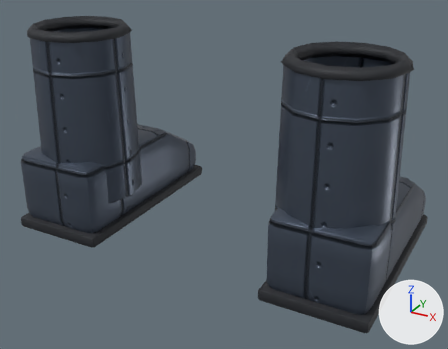
The glTF model art/armor/boots_bulwark.glb: old version first, new version second.
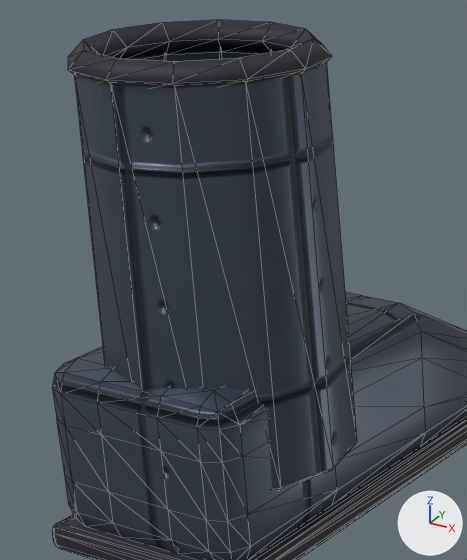
The first picture shows the older version from a camera (50 mm lens) standing at (0.426, -0.694, 0.477) and looking at (0.011, 0.06, 0.101). The close-ups show the older and then the newer version on the part from 0% to 41% of the width and 2% to 66% of the height of that picture. Only the edits that show in the close-ups are written down. Lighting does not change. The marker at lower right points along +X, +Y and +Z. The close-ups show mesh edges as thin lines. Vertices at exactly the same position are counted once.

In view in the first close-up: 'calf_l__shaft_l.001', 'foot_l__boot_l.001'.
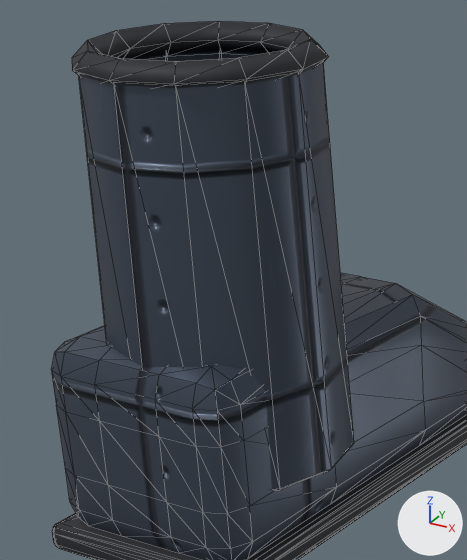
Pixel boxes (x1, y1, x2, y2) of what changed, in the close-ups (467 x 560 px; the box of a moved part takes in the faces that stretch with it):
```json
{"object": "calf_l__shaft_l.001", "change": "rescaled", "before": [68, 20, 357, 491], "after": [72, 21, 354, 491]}
{"object": "foot_l__boot_l.001", "change": "reshaped", "before": [52, 292, 467, 560], "after": [51, 273, 467, 560]}
{"part": 1, "of": "me_calf_l__shaft_l_001", "change": "moved or reshaped", "before": [68, 20, 357, 490], "after": [72, 21, 354, 490]}
{"part": 2, "of": "me_foot_l__boot_l_001", "change": "moved or reshaped", "before": [56, 292, 467, 560], "after": [55, 273, 467, 560]}
{"part": 3, "of": "me_foot_l__boot_l_001", "change": "surface changed", "before": [52, 313, 467, 479], "after": [51, 295, 467, 471]}
```

Scene script edits in JSON lines:
```json
{"block": "me_calf_l__shaft_l_001", "where": "# used by ob_calf_l__shaft_l_001; location = (0.0, 0.0, 0.0)"}
{"op": "remove", "block": "me_calf_l__shaft_l_001", "code": "me_calf_l__shaft_l_001.from_pydata(...)  # 144 vertices, 288 faces; spans x -0.281..-0.125, y -0.068..0.089, z 0.055..0.315"}
{"op": "add", "block": "me_calf_l__shaft_l_001", "code": "me_calf_l__shaft_l_001.from_pydata(...)  # 144 vertices, 288 faces; spans x -0.277..-0.126, y -0.067..0.085, z 0.055..0.315"}
{"block": "me_calf_l__shaft_l_001", "change": "me_calf_l__shaft_l_001 part 1: the whole mesh is scaled about its middle by (0.968, 0.968, 1), then moved by (0.002, -0.002, 0.0)"}
{"block": "me_foot_l__boot_l_001", "where": "# used by ob_foot_l__boot_l_001; location = (0.0, 0.0, 0.0)"}
{"op": "remove", "block": "me_foot_l__boot_l_001", "code": "me_foot_l__boot_l_001.from_pydata(...)  # 206 vertices, 404 faces; spans x -0.285..-0.136, y -0.079..0.243, z 0.0..0.127"}
{"op": "add", "block": "me_foot_l__boot_l_001", "code": "me_foot_l__boot_l_001.from_pydata(...)  # 208 vertices, 408 faces; spans x -0.285..-0.136, y -0.079..0.243, z 0.0..0.141"}
{"block": "me_foot_l__boot_l_001", "change": "me_foot_l__boot_l_001 part 2"}
{"block": "me_foot_l__boot_l_001", "change": "6 vertices are removed from x -0.276..-0.157, y 0.232..0.237, z 0.029"}
{"block": "me_foot_l__boot_l_001", "change": "24 faces are deleted"}
{"block": "me_foot_l__boot_l_001", "change": "8 vertices in x -0.281..-0.14, y -0.073..0.232, z 0.029 move by (0.0, 0.0, 0.002)"}
{"block": "me_foot_l__boot_l_001", "change": "7 vertices in x -0.281..-0.14, y -0.073..0.134, z 0.086..0.089 move by (0.0, 0.0, 0.009)"}
{"block": "me_foot_l__boot_l_001", "change": "6 vertices in x -0.281..-0.14, y -0.073..0.232, z 0.048..0.05 move by (0.0, 0.0, 0.005)"}
{"block": "me_foot_l__boot_l_001", "change": "6 vertices in x -0.281..-0.14, y 0.134..0.237, z 0.047..0.049 move by (0.0, 0.0, 0.004)"}
{"block": "me_foot_l__boot_l_001", "change": "6 vertices in x -0.281..-0.14, y -0.073..0.134, z 0.109..0.118 move by (0.0, 0.0, 0.012)"}
{"block": "me_foot_l__boot_l_001", "change": "6 vertices in x -0.234..-0.145, y -0.068..0.232, z 0.017 move by (0.0, 0.0, 0.001)"}
{"block": "me_foot_l__boot_l_001", "change": "101 vertices move from x -0.281..-0.14, y -0.073..0.237, z 0.012..0.127 to x -0.281..-0.14, y -0.073..0.237, z 0.012..0.141"}
{"block": "me_foot_l__boot_l_001", "change": "8 vertices are added at x -0.275..-0.159, y 0.232..0.237, z 0.031"}
{"block": "me_foot_l__boot_l_001", "change": "28 new faces join them, mat_armor_heavy"}
{"block": "me_foot_l__boot_l_001", "change": "me_foot_l__boot_l_001 part 3: 118 kept faces spanning x -0.281..-0.14, y -0.073..0.237, z 0.033..0.136 get new texture (UV) coordinates"}
```
